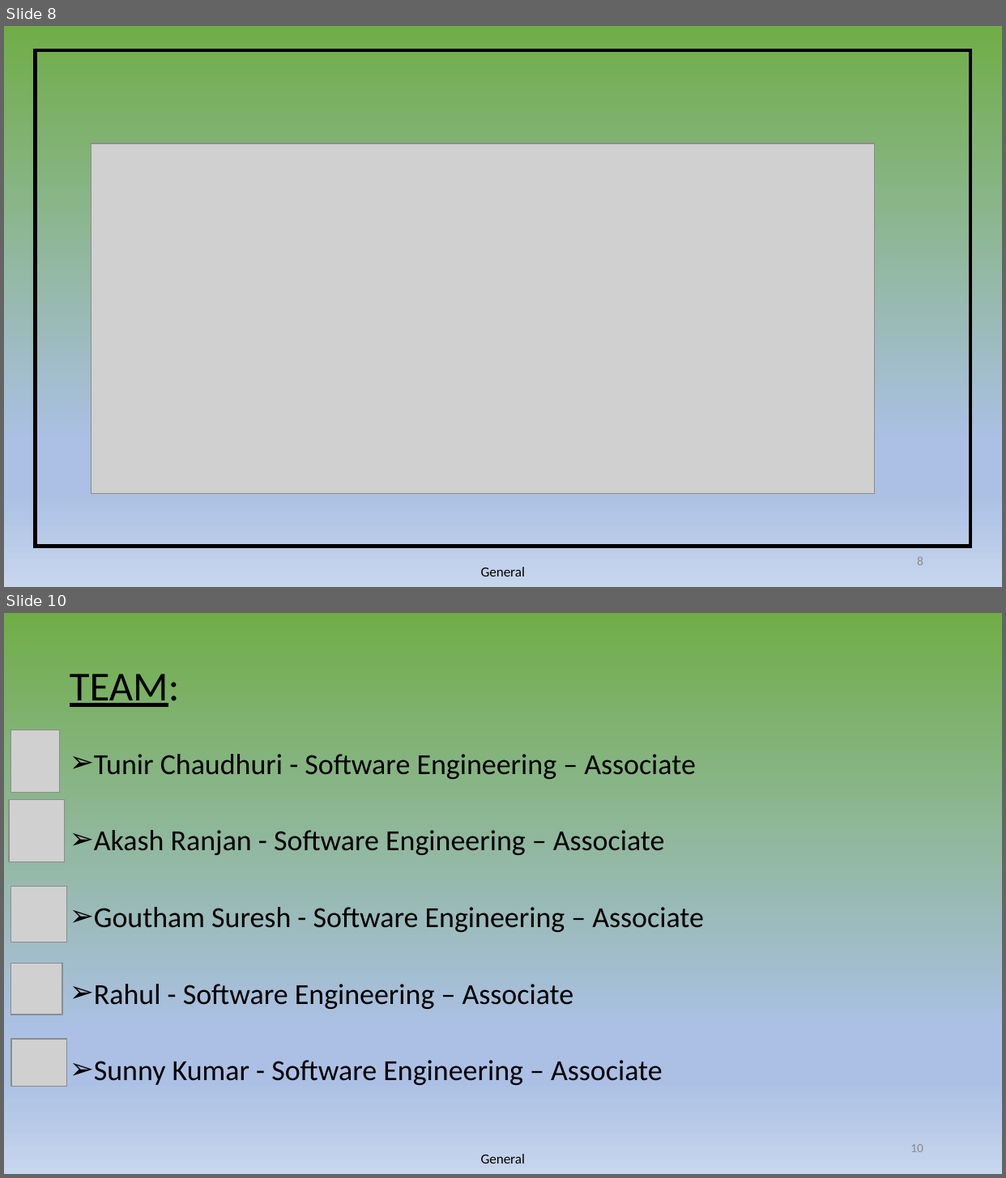
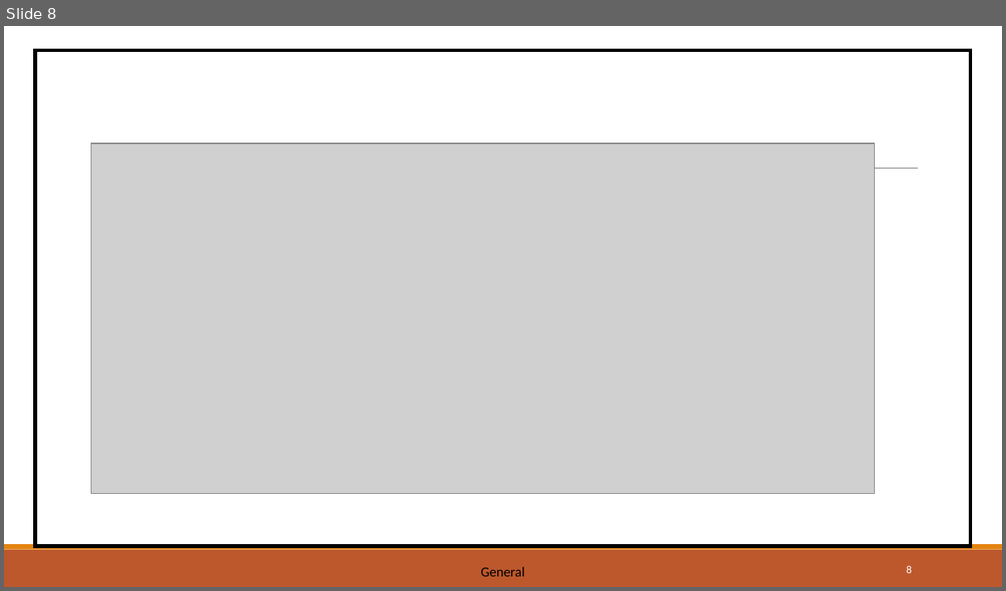
Before and after one commit to Tunir10Chaudhuri/Case_Study_Group_4, a slide deck: CaseStudy-04.pptx. Shown one above the other, each under a label of ours: slides 8 and 10 before the commit, slide 8 after it; the slides between them are not shown. The pictures are 1006x1178 and 1006x591 pixels, drawn with LibreOffice and Linux fonts; fonts in the diff are those of the drawing; grey boxes stand for pictures. Boxes give left, top, right and bottom in pixels: in the first picture for what was removed or moved away, otherwise in the second. Text is boxed around its words. In the diff, an @@ line names an element or a change of style, - is before the commit and + after.

```diff
--- a/CaseStudy-04.pptx
+++ b/CaseStudy-04.pptx
@@ slide 10 removed at box(4, 613, 1002, 1174), background gradient #70AD47 to #ABC0E4 to #C7D5ED; not listed: 1 template element that a slide beside it also shows @@
@@ title removed at box(70, 674, 180, 707) @@
-TEAM:
@@ picture removed at box(11, 730, 60, 793) @@
@@ text removed at box(94, 754, 704, 1085) @@
-➢ Tunir Chaudhuri - Software Engineering – Associate
-➢ Akash Ranjan - Software Engineering – Associate
-➢ Goutham Suresh - Software Engineering – Associate
-➢ Rahul - Software Engineering – Associate
-➢ Sunny Kumar - Software Engineering – Associate
@@ picture removed at box(9, 799, 65, 862) @@
@@ picture removed at box(11, 887, 67, 943) @@
@@ picture removed at box(11, 963, 63, 1015) @@
@@ picture removed at box(11, 1039, 67, 1086) @@
@@ page number removed at box(910, 1144, 923, 1152) @@
-10
@@ slide 8 changed as well @@
@@ background gradient #70AD47 to #ABC0E4 to #C7D5ED to #FFFFFF @@
@@ line added from (102, 169) to (917, 169), #808080 0.5 pt @@
@@ rectangle added at box(4, 550, 1002, 587), fill #BD582C @@
@@ rectangle added at box(4, 545, 1002, 550), fill #E48312 @@
@@ page number: place and size @@
-page number at box(917, 557, 923, 565)
+page number at box(906, 566, 912, 574)
@@ page number at box(906, 566, 912, 574): size 9 to 7.9 pt, text colour #8C8C8C to #FFFFFF @@
```
Also in this commit, not shown: 9 other slides changed, 1 slide added.
